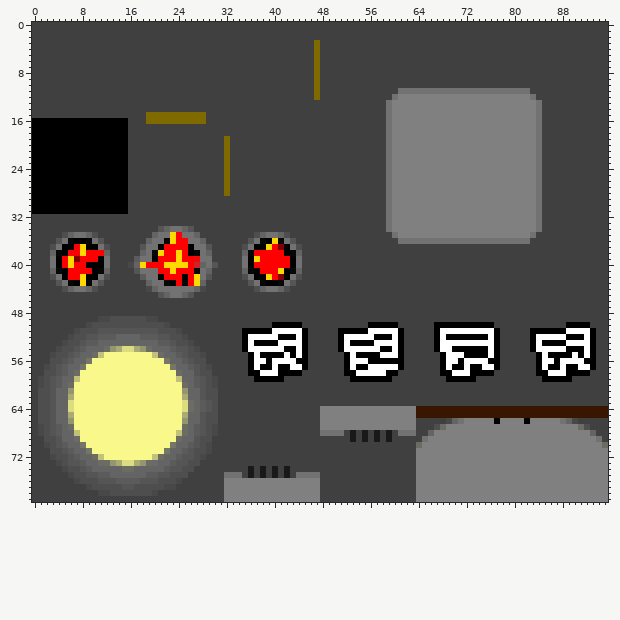
A sprite sheet gets an edit: Project2/tilesets/street.png. The first picture shows the starting point.
The file is 96x80 pixels. Colours within 5 levels of each other are drawn and written as one.
The same view after the edit:
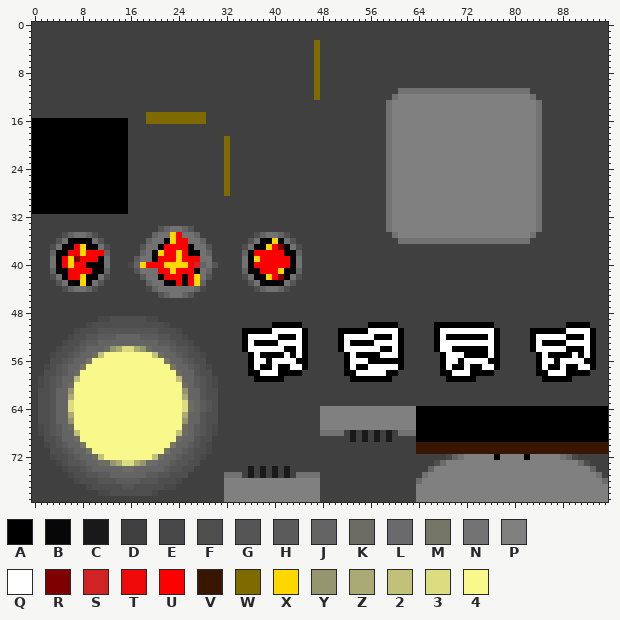
Palette (. is transparent): A #000000  B #070707  C #191919  D #404040  E #474847  F #4e4e4e  G #555555  H #5b5b5b  J #646464  K #6c6c65  L #6a696b  M #767667  N #727272  P #808080  Q #ffffff  R #7f0000  S #d02323  T #ef0909  U #ff0000  V #381600  W #7f6a00  X #ffd800  Y #95956e  Z #aaaa74  2 #c1c179  3 #dcdc81  4 #f9f98b
The edit:
y 64..65: x 64..95 VVVVVVVVVVVVVVVVVVVVVVVVVVVVVVVV -> AAAAAAAAAAAAAAAAAAAAAAAAAAAAAAAA
y 66: x 64..76 DDDDDEJNPPPPP -> AAAAAAAAAAAAA; x 78..81 PPPP -> AAAA; x 83..95 PPPPPNJEDDDDD -> AAAAAAAAAAAAA
y 67: x 64..95 DDDFKPPPPPPPPPPPPPPPPPPPPPPKFDDD -> AAAAAAAAAAAAAAAAAAAAAAAAAAAAAAAA
y 68: x 64..95 DDJPPPPPPPPPPPPPPPPPPPPPPPPPPJDD -> AAAAAAAAAAAAAAAAAAAAAAAAAAAAAAAA
y 69: x 64..95 DNPPPPPPPPPPPPPPPPPPPPPPPPPPPPND -> AAAAAAAAAAAAAAAAAAAAAAAAAAAAAAAA
y 70: x 64..95 KPPPPPPPPPPPPPPPPPPPPPPPPPPPPPPK -> VVVVVVVVVVVVVVVVVVVVVVVVVVVVVVVV
y 71: x 64..95 PPPPPPPPPPPPPPPPPPPPPPPPPPPPPPPP -> VVVVVVVVVVVVVVVVVVVVVVVVVVVVVVVV
y 72: x 64..71 PPPPPPPP -> DDDDDEJN; x 77 P -> A; x 82 P -> A; x 88..95 PPPPPPPP -> NJEDDDDD
y 73: x 64..68 PPPPP -> DDDFK; x 91..95 PPPPP -> KFDDD
y 74: x 64..66 PPP -> DDJ; x 93..95 PPP -> JDD
y 75: x 64..65 PP -> DN; x 94..95 PP -> ND
y 76: x 64 P -> K; x 95 P -> K
